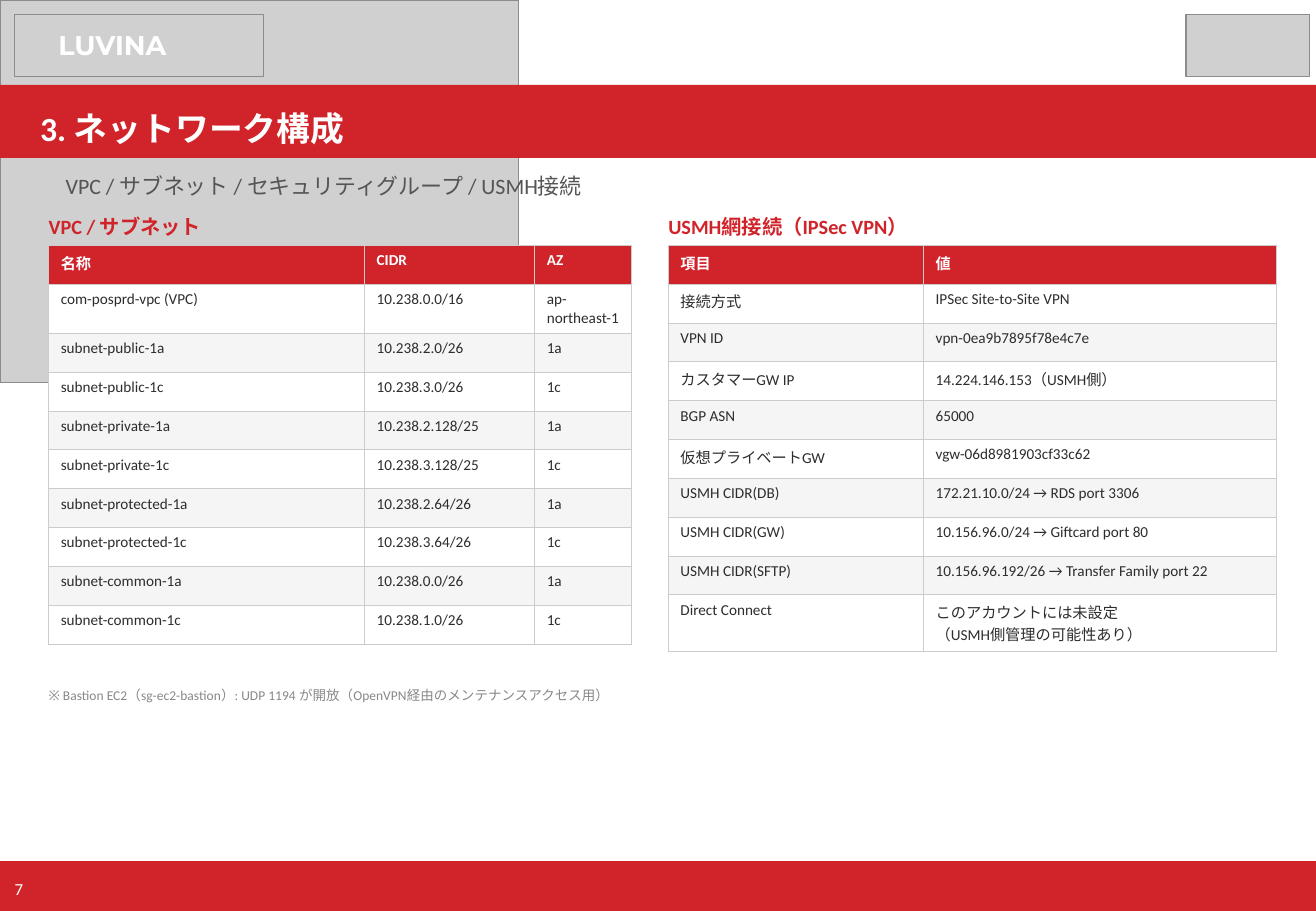
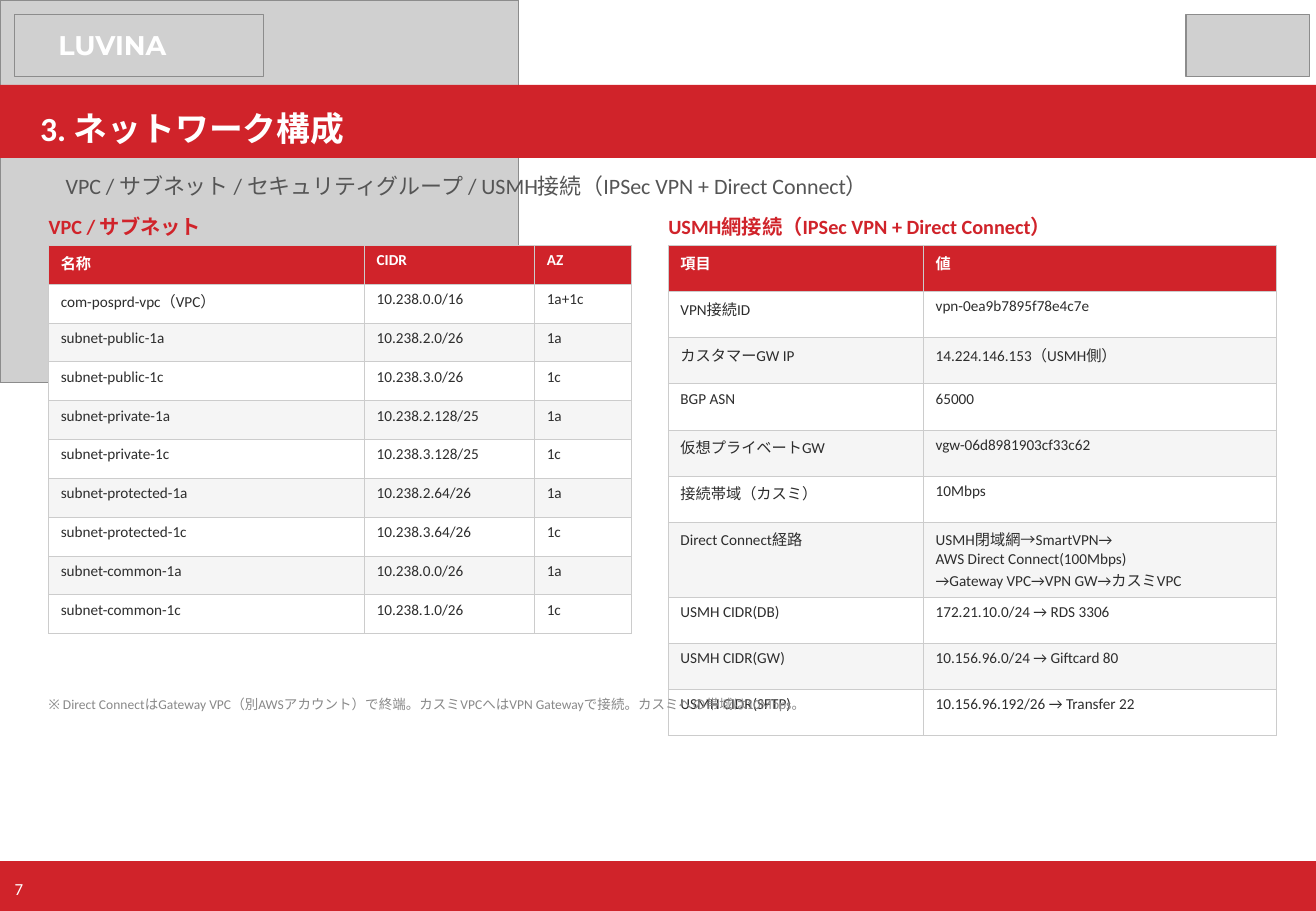
Before and after one commit to kiyoharakadutoshi/kasumi_pos-server_aws, a slide deck: slide 7 of 40_AWS/01_構成資料/カスミPOS_AWS構成資料.pptx. Drawn at 1316x911 pixels with LibreOffice and Linux fonts; fonts in the diff are those of the drawing; grey boxes stand for pictures. Boxes give left, top, right and bottom in pixels: in the first picture for what was removed or moved away, otherwise in the second. Text is boxed around its words. In the diff, an @@ line names an element or a change of style, - is before the commit and + after.

```diff
--- a/40_AWS/01_構成資料/カスミPOS_AWS構成資料.pptx
+++ b/40_AWS/01_構成資料/カスミPOS_AWS構成資料.pptx
@@ text at [66, 175, 867, 200]: text changed @@
-VPC / サブネット / セキュリティグループ / USMH接続
+VPC / サブネット / セキュリティグループ / USMH接続（IPSec VPN + Direct Connect）
@@ text at [668, 217, 1052, 236]: text changed @@
-USMH網接続（IPSec VPN）
+USMH網接続（IPSec VPN + Direct Connect）
@@ table at [49, 245, 632, 620] @@
-row 2, column 1: com-posprd-vpc (VPC)
+row 2, column 1: com-posprd-vpc（VPC）
-row 2, column 3: ap-northeast-1
+row 2, column 3: 1a+1c
@@ table at [668, 245, 1276, 715] @@
-row 2: 接続方式 | IPSec Site-to-Site VPN
-row 3: VPN ID | vpn-0ea9b7895f78e4c7e
+row 2: VPN接続ID | vpn-0ea9b7895f78e4c7e
-row 7: USMH CIDR(DB) | 172.21.10.0/24 → RDS port 3306
-row 8: USMH CIDR(GW) | 10.156.96.0/24 → Giftcard port 80
-row 9: USMH CIDR(SFTP) | 10.156.96.192/26 → Transfer Family port 22
-row 10: Direct Connect | このアカウントには未設定 / （USMH側管理の可能性あり）
+row 6: 接続帯域（カスミ） | 10Mbps
+row 7: Direct Connect経路 | USMH閉域網→SmartVPN→ / AWS Direct Connect(100Mbps) / →Gateway VPC→VPN GW→カスミVPC
+row 8: USMH CIDR(DB) | 172.21.10.0/24 → RDS 3306
+row 9: USMH CIDR(GW) | 10.156.96.0/24 → Giftcard 80
+row 10: USMH CIDR(SFTP) | 10.156.96.192/26 → Transfer 22
@@ text at [63, 698, 805, 713]: text changed @@
-※ Bastion EC2（sg-ec2-bastion）: UDP 1194 が開放（OpenVPN経由のメンテナンスアクセス用）
+※ Direct ConnectはGateway VPC（別AWSアカウント）で終端。カスミVPCへはVPN Gatewayで接続。カスミへの帯域は10Mbps。
```
Also in this commit, not shown: 7 other slides changed, 2 slides added, 1 slide removed.
